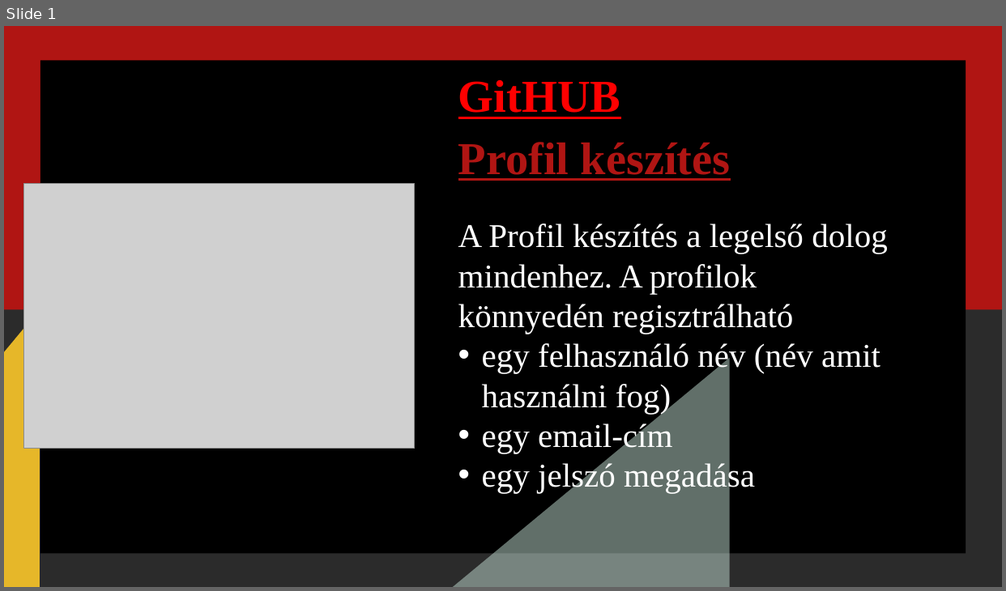
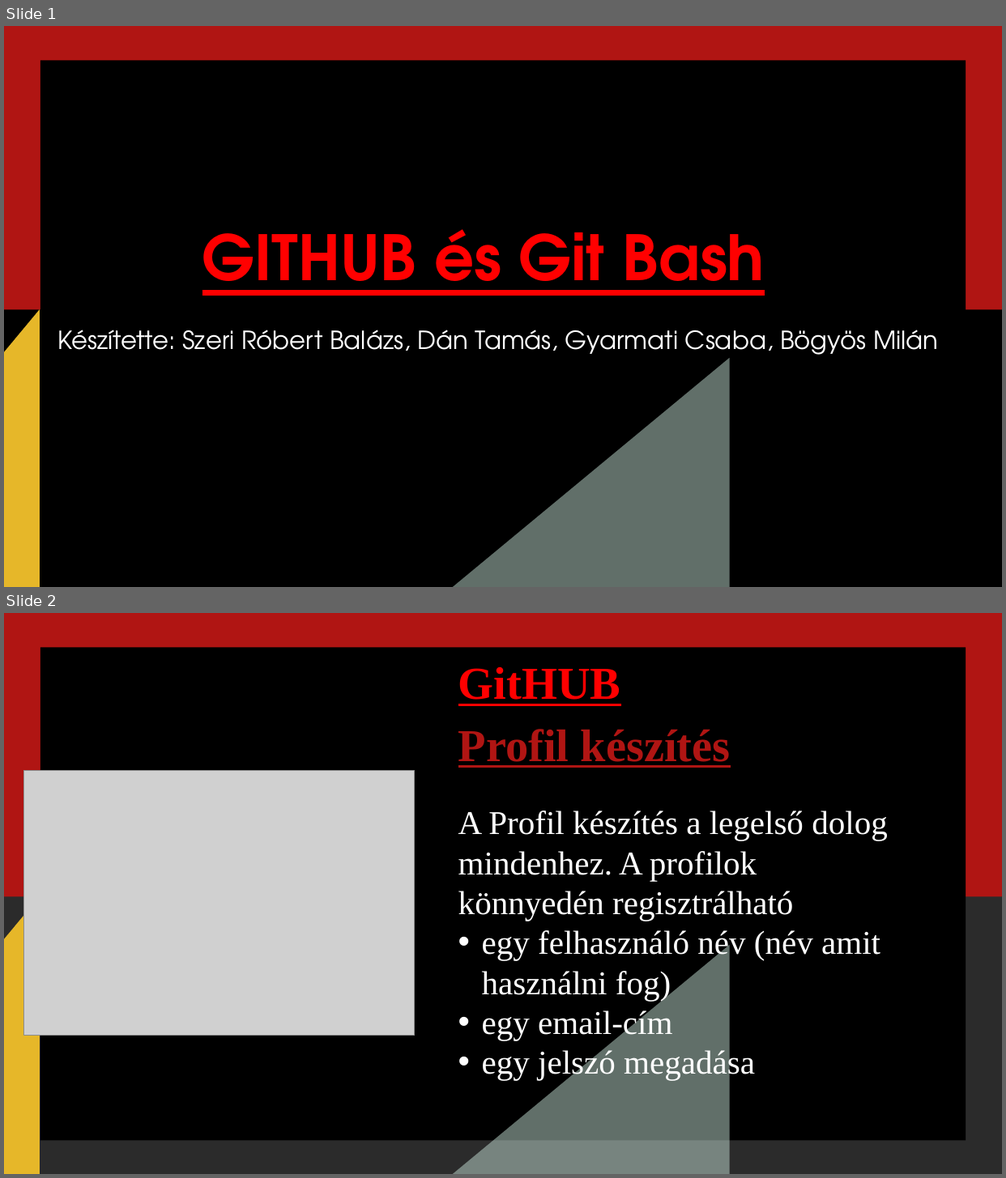
Before and after one commit to stoat315/ikt, a slide deck: GitHUBprezi.pptx. Shown one above the other, each under a label of ours: slide 1 before the commit, slides 1 and 2 after it. The pictures are 1006x591 and 1006x1178 pixels, drawn with LibreOffice and Linux fonts; fonts in the diff are those of the drawing; grey boxes stand for pictures; background and template pictures are left out; a plain dark background stands for a picture behind light text. Boxes give left, top, right and bottom in pixels: in the first picture for what was removed or moved away, otherwise in the second. Text is boxed around its words. In the diff, an @@ line names an element or a change of style, - is before the commit and + after.

```diff
--- a/GitHUBprezi.pptx
+++ b/GitHUBprezi.pptx
@@ slide 1 added at <box>4,26,1002,587</box>, background picture (left out); not listed: 5 template elements that a slide beside it also shows @@
@@ text added at <box>202,229,765,296</box>, 60 pt, text #FF0000, bold, underline @@
+GITHUB és Git Bash
@@ text added at <box>57,330,938,361</box>, 24 pt, text #FFFFFF @@
+Készítette: Szeri Róbert Balázs, Dán Tamás, Gyarmati Csaba, Bögyös Milán
@@ what was slide 1 is now slide 2 @@
```
Also in this commit, not shown: 2 slides changed.
